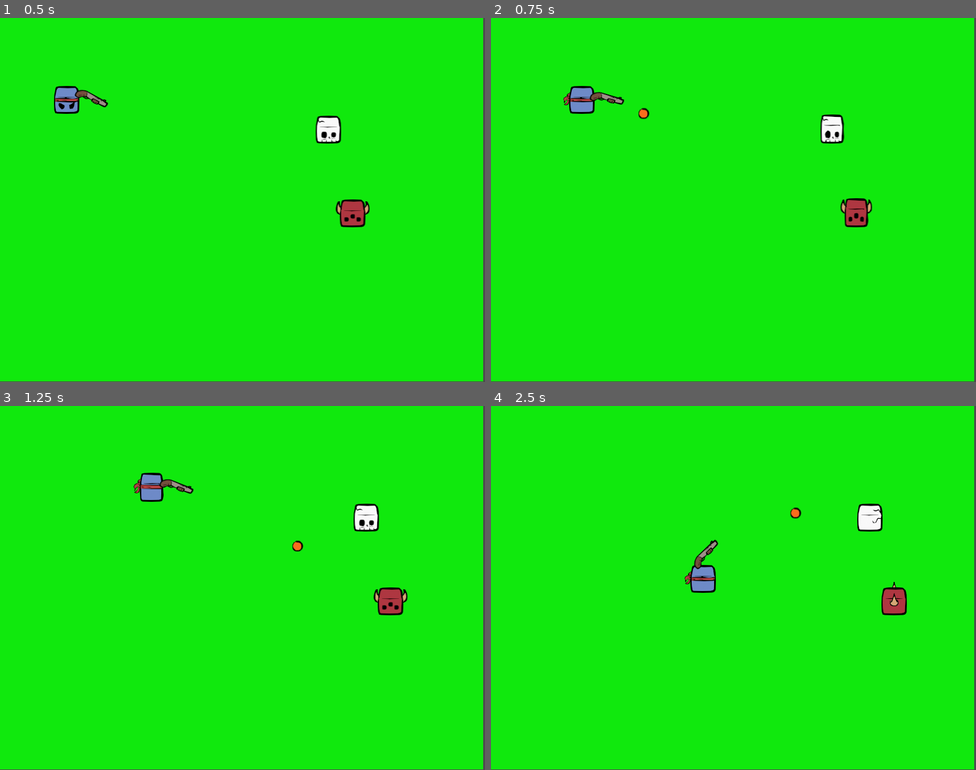
Above: before the commit, frames 1-4 (two rows, left to right).
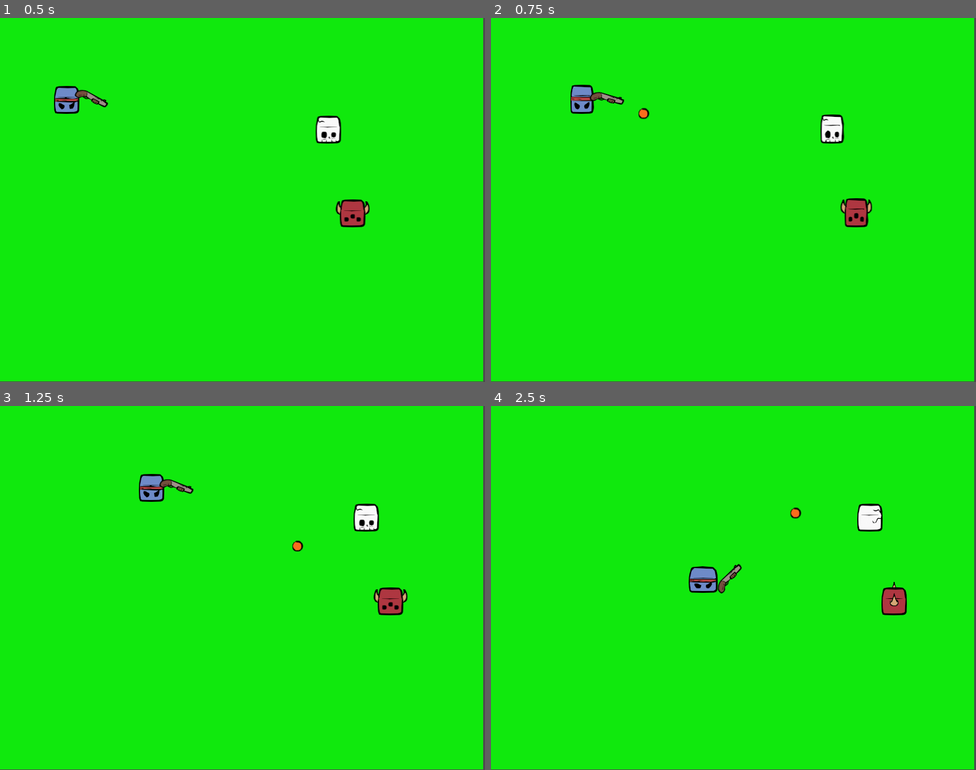
Above: after the commit, the same moments.

Repository: hipstarVenom/so-im-a-square
Game: Godot game, scene res://Scene/Main/main.tscn
The game is run twice, just before and just after one commit, with the same random seed, the same clock (stepped at 60 frames per second) and the same inputs.
Inputs (mouse positions are in pixels of both pictures, inside the frame that each line leads up to):
- Up to frame 1 (0.5 s): no input
- Up to frame 2 (0.75 s): move the mouse to (840, 181) at 0.52 s; hold Right (ui_right) from 0.53 s (still down); tap Space (shoot) at 0.6 s
- Up to frame 3 (1.25 s): keep holding Right (ui_right)
- Up to frame 4 (2.5 s): move the mouse to (636, 606) at 1.27 s; release Right (ui_right) at 1.28 s; hold Down (ui_down) 1.28-2.03 s; tap Space (shoot) at 1.35, 2.1 s; move the mouse to (782, 507) at 2.02 s; hold Right (ui_right) from 2.03 s (still down)

Frame 1 is identical in both runs. In frame 2, 0.2% of the frame differs, in the area x 14-22%, y 18-27%; in frame 3, 0.2%; in frame 4, 0.5%, in the area x 39-52%, y 36-52%.

Commit message:
fix : animation player flip

Diff:
--- a/so-i-am-a-square-so-what-/Code/Monster/monster.gd
+++ b/so-i-am-a-square-so-what-/Code/Monster/monster.gd
@@ -103,5 +103,5 @@
 		$CollisionShape2D.disabled = true
 
 	anim.play("death")
-	await get_tree().create_timer(2.0).timeout  # wait for 2 seconds
+	await get_tree().create_timer(1.0).timeout  # wait for 1 seconds
 	queue_free()
--- a/so-i-am-a-square-so-what-/Code/Player/player.gd
+++ b/so-i-am-a-square-so-what-/Code/Player/player.gd
@@ -7,6 +7,7 @@
 var last_move_dir := Vector2.DOWN
 var gun_instance: Node2D
 
+# Gun markers for 4 directions only
 @onready var marker_up: Node2D = $up
 @onready var marker_down: Node2D = $down
 @onready var marker_left: Node2D = $left
@@ -14,7 +15,7 @@
 
 # Shooting cooldown
 var can_shoot := true
-var shoot_cooldown := 0.5  # 0.5 second delay
+var shoot_cooldown := 0.5  # seconds
 
 func _ready():
 	if gun_scene:
@@ -43,18 +44,18 @@
 
 	move_and_slide()
 
-	# Always use mouse for aiming
+	# Gun aiming: only 4 directions
 	var mouse_dir = (get_global_mouse_position() - global_position).normalized()
 	_update_gun_position(mouse_dir)
 
-	# Shooting with cooldown
+	# Shooting
 	if Input.is_action_just_pressed("shoot") and can_shoot:
 		if gun_instance and gun_instance.has_method("shoot"):
 			gun_instance.shoot(mouse_dir)
 			_start_shoot_cooldown()
 
 # -----------------------------
-# Shooting cooldown helper
+# Shooting cooldown
 # -----------------------------
 func _start_shoot_cooldown():
 	can_shoot = false
@@ -62,37 +63,29 @@
 	can_shoot = true
 
 # -----------------------------
-# Gun Positioning & Rotation
+# Gun Positioning (4 directions)
 # -----------------------------
 func _update_gun_position(dir: Vector2):
 	if not gun_instance:
 		return
 
-	var threshold = 0.5
-
-	if abs(dir.x) < threshold and dir.y < -threshold:  # Up
-		gun_instance.position = marker_up.position
-	elif abs(dir.x) < threshold and dir.y > threshold:  # Down
-		gun_instance.position = marker_down.position
-	elif dir.x < -threshold and abs(dir.y) < threshold:  # Left
-		gun_instance.position = marker_left.position
-	elif dir.x > threshold and abs(dir.y) < threshold:  # Right
-		gun_instance.position = marker_right.position
-	elif dir.x < -threshold and dir.y < -threshold:  # Up-left
-		gun_instance.position = marker_left.position
-	elif dir.x > threshold and dir.y < -threshold:  # Up-right
-		gun_instance.position = marker_up.position
-	elif dir.x < -threshold and dir.y > threshold:  # Down-left
-		gun_instance.position = marker_down.position
-	elif dir.x > threshold and dir.y > threshold:  # Down-right
-		gun_instance.position = marker_right.position
+	if abs(dir.x) > abs(dir.y):
+		if dir.x > 0:
+			gun_instance.position = marker_right.position
+		else:
+			gun_instance.position = marker_left.position
+	else:
+		if dir.y > 0:
+			gun_instance.position = marker_down.position
+		else:
+			gun_instance.position = marker_up.position
 
 	gun_instance.rotation = dir.angle()
 
 # -----------------------------
-# Animation Helpers
+# Animation helpers (8-direction movement)
 # -----------------------------
-func _play_move_animation(dir: Vector2) -> void:
+func _play_move_animation(dir: Vector2):
 	var threshold = 0.5
 	if abs(dir.x) < threshold and dir.y < -threshold:
 		anim.play("move_up")
@@ -100,26 +93,26 @@
 	elif abs(dir.x) < threshold and dir.y > threshold:
 		anim.play("move_down")
 		anim.flip_h = false
+	elif dir.x > threshold and abs(dir.y) < threshold:
+		anim.play("move_left_right")
+		anim.flip_h = false
 	elif dir.x < -threshold and abs(dir.y) < threshold:
-		anim.play("move_right")
+		anim.play("move_left_right")
 		anim.flip_h = true
-	elif dir.x > threshold and abs(dir.y) < threshold:
-		anim.play("move_right")
+	elif dir.x > threshold and dir.y < -threshold:
+		anim.play("move_up_right")
 		anim.flip_h = false
 	elif dir.x < -threshold and dir.y < -threshold:
-		anim.play("move_right")
+		anim.play("move_up_right")
 		anim.flip_h = true
-	elif dir.x > threshold and dir.y < -threshold:
-		anim.play("move_right")
+	elif dir.x > threshold and dir.y > threshold:
+		anim.play("move_down_right")
 		anim.flip_h = false
 	elif dir.x < -threshold and dir.y > threshold:
-		anim.play("move_right")
+		anim.play("move_down_right")
 		anim.flip_h = true
-	elif dir.x > threshold and dir.y > threshold:
-		anim.play("move_right")
-		anim.flip_h = false
 
-func _play_idle_animation(dir: Vector2) -> void:
+func _play_idle_animation(dir: Vector2):
 	var threshold = 0.5
 	if abs(dir.x) < threshold and dir.y < -threshold:
 		anim.play("idle_up")
@@ -127,21 +120,21 @@
 	elif abs(dir.x) < threshold and dir.y > threshold:
 		anim.play("idle_down")
 		anim.flip_h = false
+	elif dir.x > threshold and abs(dir.y) < threshold:
+		anim.play("idle_left_right")
+		anim.flip_h = false
 	elif dir.x < -threshold and abs(dir.y) < threshold:
 		anim.play("idle_left_right")
 		anim.flip_h = true
-	elif dir.x > threshold and abs(dir.y) < threshold:
-		anim.play("idle_left_right")
+	elif dir.x > threshold and dir.y < -threshold:
+		anim.play("idle_up_right")
 		anim.flip_h = false
 	elif dir.x < -threshold and dir.y < -threshold:
-		anim.play("idle_left_right")
+		anim.play("idle_up_right")
 		anim.flip_h = true
-	elif dir.x > threshold and dir.y < -threshold:
-		anim.play("idle_left_right")
+	elif dir.x > threshold and dir.y > threshold:
+		anim.play("idle_down_right")
 		anim.flip_h = false
 	elif dir.x < -threshold and dir.y > threshold:
-		anim.play("idle_left_right")
+		anim.play("idle_down_right")
 		anim.flip_h = true
-	elif dir.x > threshold and dir.y > threshold:
-		anim.play("idle_left_right")
-		anim.flip_h = false
--- a/so-i-am-a-square-so-what-/Code/skeleton/skeleton.gd
+++ b/so-i-am-a-square-so-what-/Code/skeleton/skeleton.gd
@@ -103,5 +103,5 @@
 		$CollisionShape2D.disabled = true
 
 	anim.play("death")
-	await get_tree().create_timer(2.0).timeout  # wait for 2 seconds
+	await get_tree().create_timer(1.0).timeout  # wait for 1 seconds
 	queue_free()
--- a/so-i-am-a-square-so-what-/Scene/Player/player.tscn
+++ b/so-i-am-a-square-so-what-/Scene/Player/player.tscn
@@ -363,7 +363,7 @@
 [node name="AnimatedSprite2D" type="AnimatedSprite2D" parent="CharacterBody2D"]
 position = Vector2(-68, -64)
 sprite_frames = SubResource("SpriteFrames_a1qst")
-animation = &"idle_up_right"
+animation = &"move_down_right"
 centered = false
 
 [node name="CollisionShape2D" type="CollisionShape2D" parent="CharacterBody2D"]
